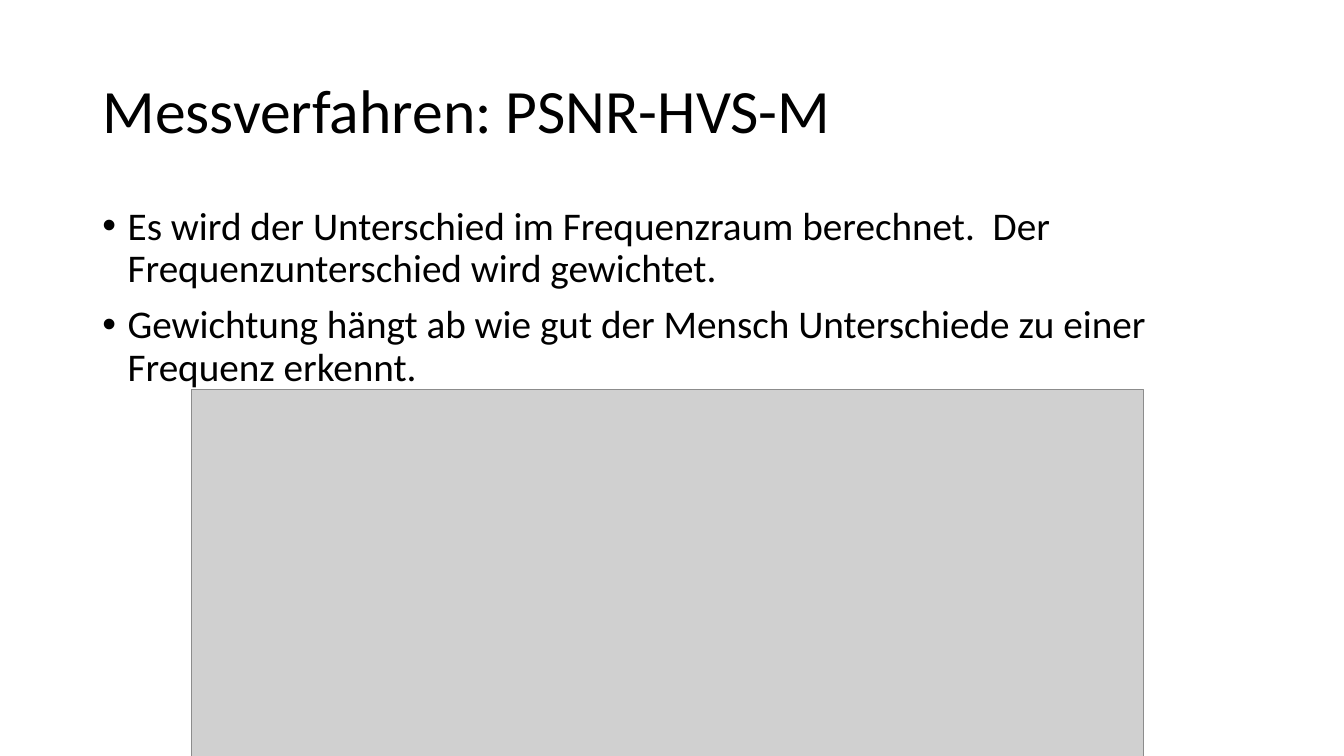
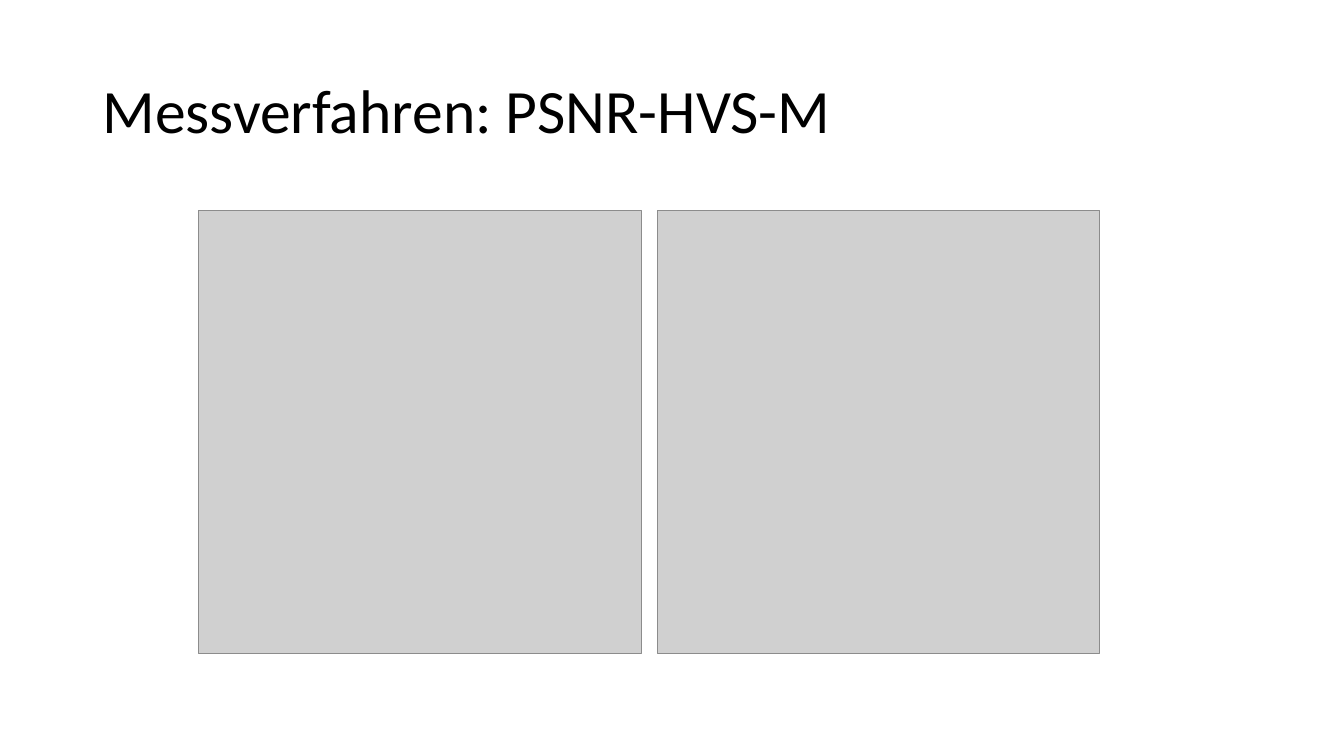
Before and after one commit to Helldevastator/PFSSCompression, a slide deck: slide 13 of doc/praes/Kompression.pptx (slide 15 before the commit). Drawn at 1344x756 pixels with LibreOffice and Linux fonts; fonts in the diff are those of the drawing; grey boxes stand for pictures. Boxes give left, top, right and bottom in pixels: in the first picture for what was removed or moved away, otherwise in the second. Text is boxed around its words. In the diff, an @@ line names an element or a change of style, - is before the commit and + after.

```diff
--- a/doc/praes/Kompression.pptx
+++ b/doc/praes/Kompression.pptx
@@ text removed at <box>128,212,1145,391</box> @@
-• Es wird der Unterschied im Frequenzraum berechnet. Der Frequenzunterschied wird gewichtet.
-• Gewichtung hängt ab wie gut der Mensch Unterschiede zu einer Frequenz erkennt.
@@ picture added at <box>199,211,641,653</box> @@
@@ picture added at <box>657,211,1100,653</box> @@
@@ picture removed at <box>192,390,1143,756</box> @@
```
Also in this commit, not shown: 10 other slides changed, 12 slides added, 10 slides removed, 2 other files.
